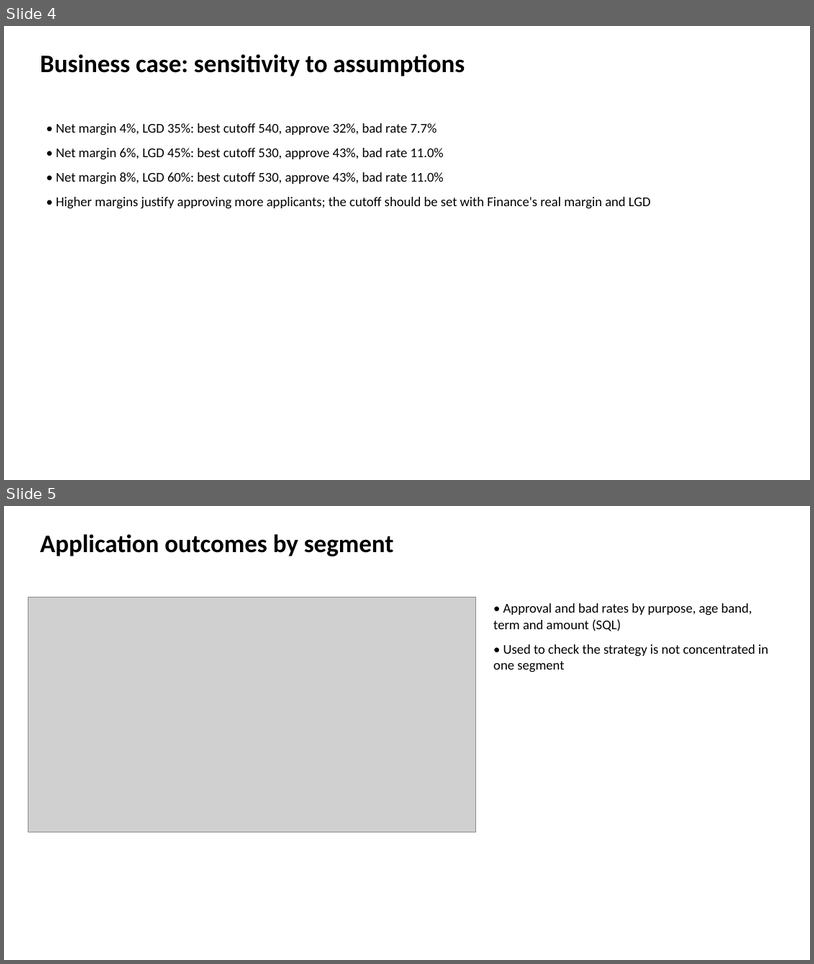
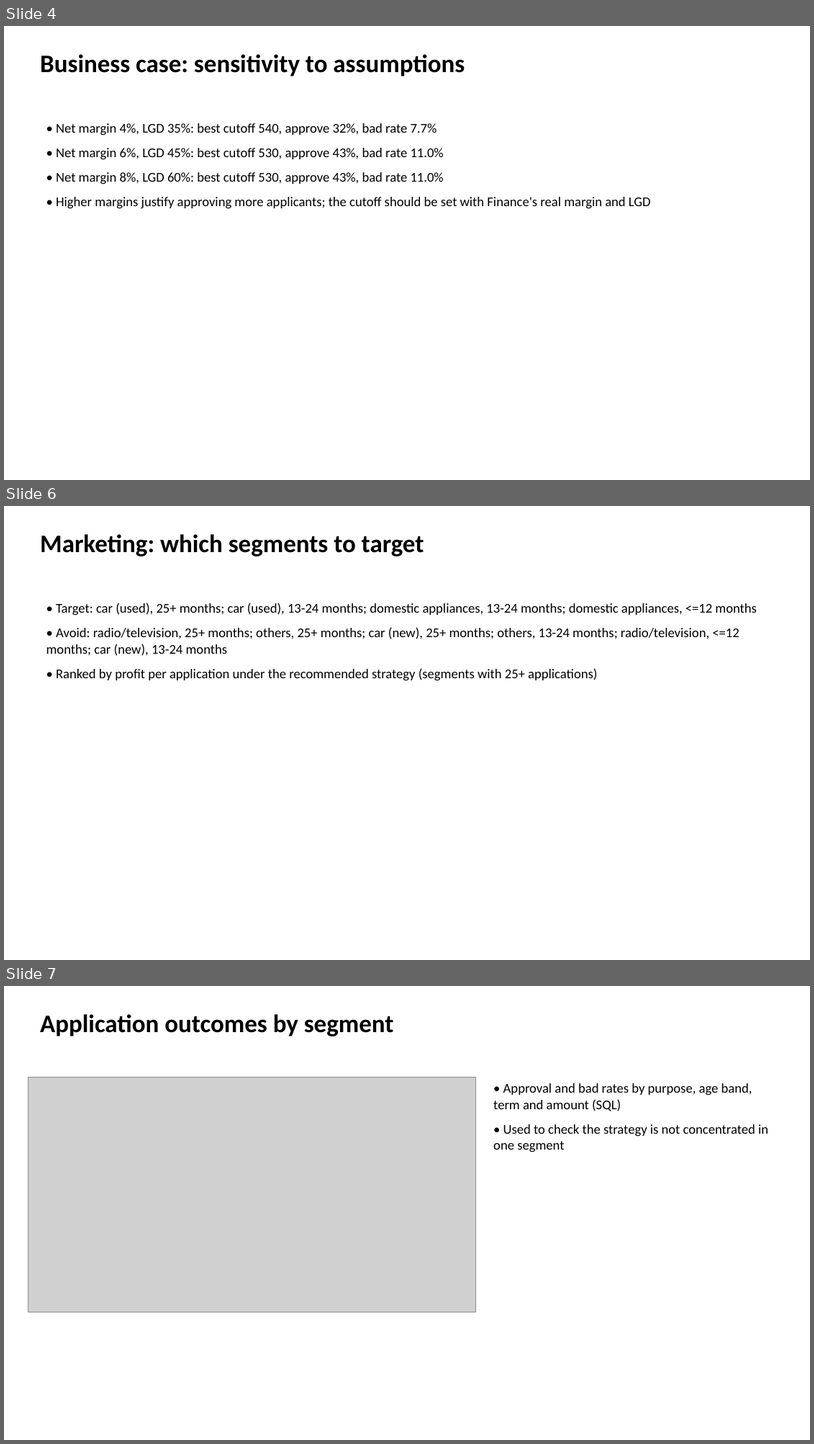
Before and after one commit to Snehachowdary56/credit-risk-acquisitions, a slide deck: output/credit_strategy_briefing.pptx. Shown one above the other, each under a label of ours: slides 4 and 5 before the commit, slides 4, 6 and 7 after it; the slides between them are not shown. The pictures are 814x964 and 814x1444 pixels, drawn with LibreOffice and Linux fonts; fonts in the diff are those of the drawing; grey boxes stand for pictures. Boxes give left, top, right and bottom in pixels: in the first picture for what was removed or moved away, otherwise in the second. Text is boxed around its words. In the diff, an @@ line names an element or a change of style, - is before the commit and + after.

Commit message:
Add operations three-band strategy and review workload, marketing segment targeting, and BigQuery SQL

```diff
--- a/output/credit_strategy_briefing.pptx
+++ b/output/credit_strategy_briefing.pptx
@@ slide 6 added at (4, 506, 810, 960), background #FFFFFF @@
@@ text added at (40, 534, 424, 556), 30 pt, text #000000, bold @@
+Marketing: which segments to target
@@ text added at (46, 602, 757, 681), 16 pt, text #000000 @@
+• Target: car (used), 25+ months; car (used), 13-24 months; domestic appliances, 13-24 months; domestic appliances, <=12 months
+• Avoid: radio/television, 25+ months; others, 25+ months; car (new), 25+ months; others, 13-24 months; radio/television, <=12 months; car (new), 13-24 months
+• Ranked by profit per application under the recommended strategy (segments with 25+ applications)
@@ what was slide 5 is now slide 7 @@
```
Also in this commit, not shown: 1 other slide added, 15 other files.
